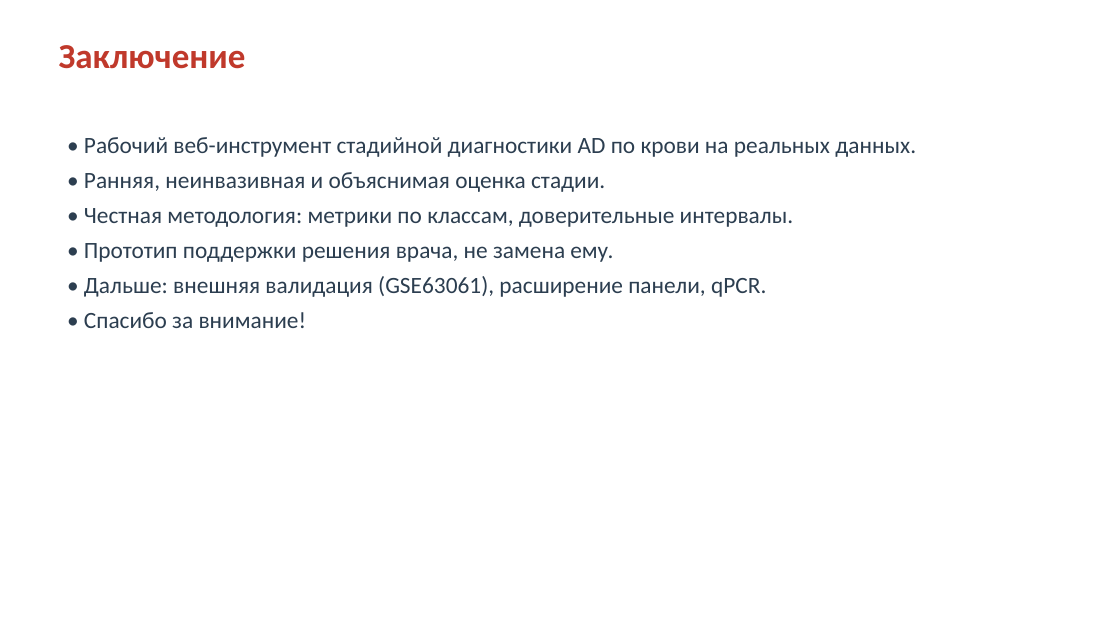
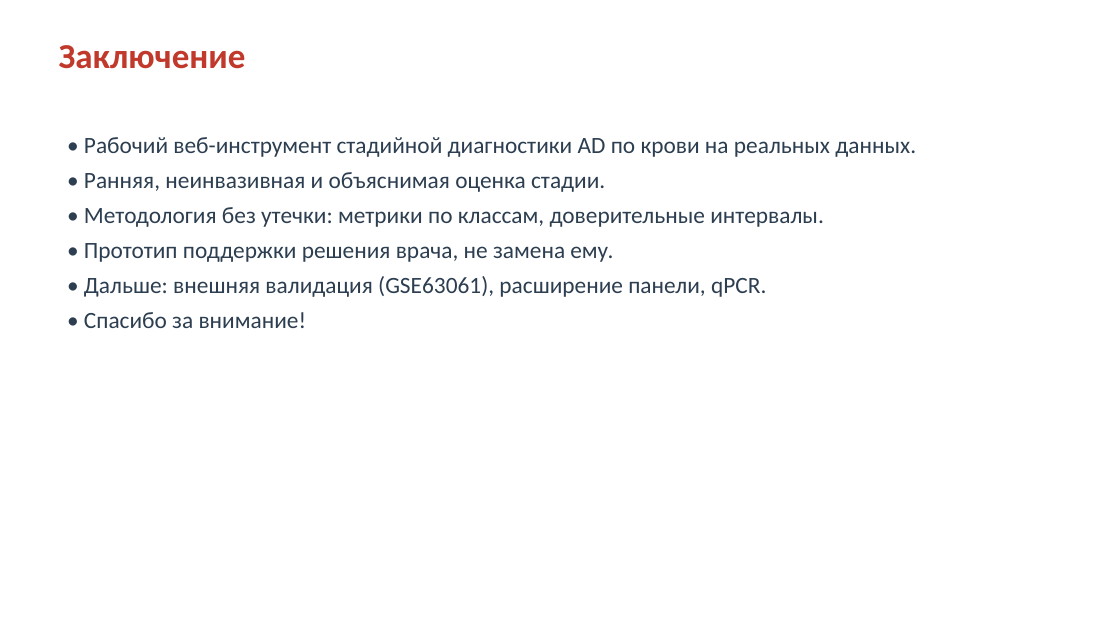
Before and after one commit to vverakorolevaa/alzheimer, a slide deck: slide 12 of docs/Презентация_AD_Blood_Stage.pptx. Drawn at 1120x630 pixels with LibreOffice and Linux fonts; fonts in the diff are those of the drawing. Boxes give left, top, right and bottom in pixels: in the first picture for what was removed or moved away, otherwise in the second. Text is boxed around its words. In the diff, an @@ line names an element or a change of style, - is before the commit and + after.

```diff
--- a/docs/Презентация_AD_Blood_Stage.pptx
+++ b/docs/Презентация_AD_Blood_Stage.pptx
@@ text at <box>84,207,824,227</box>: text changed @@
-• Честная методология: метрики по классам, доверительные интервалы.
+• Методология без утечки: метрики по классам, доверительные интервалы.
```
Also in this commit, not shown: 6 other slides changed, 10 other files.
